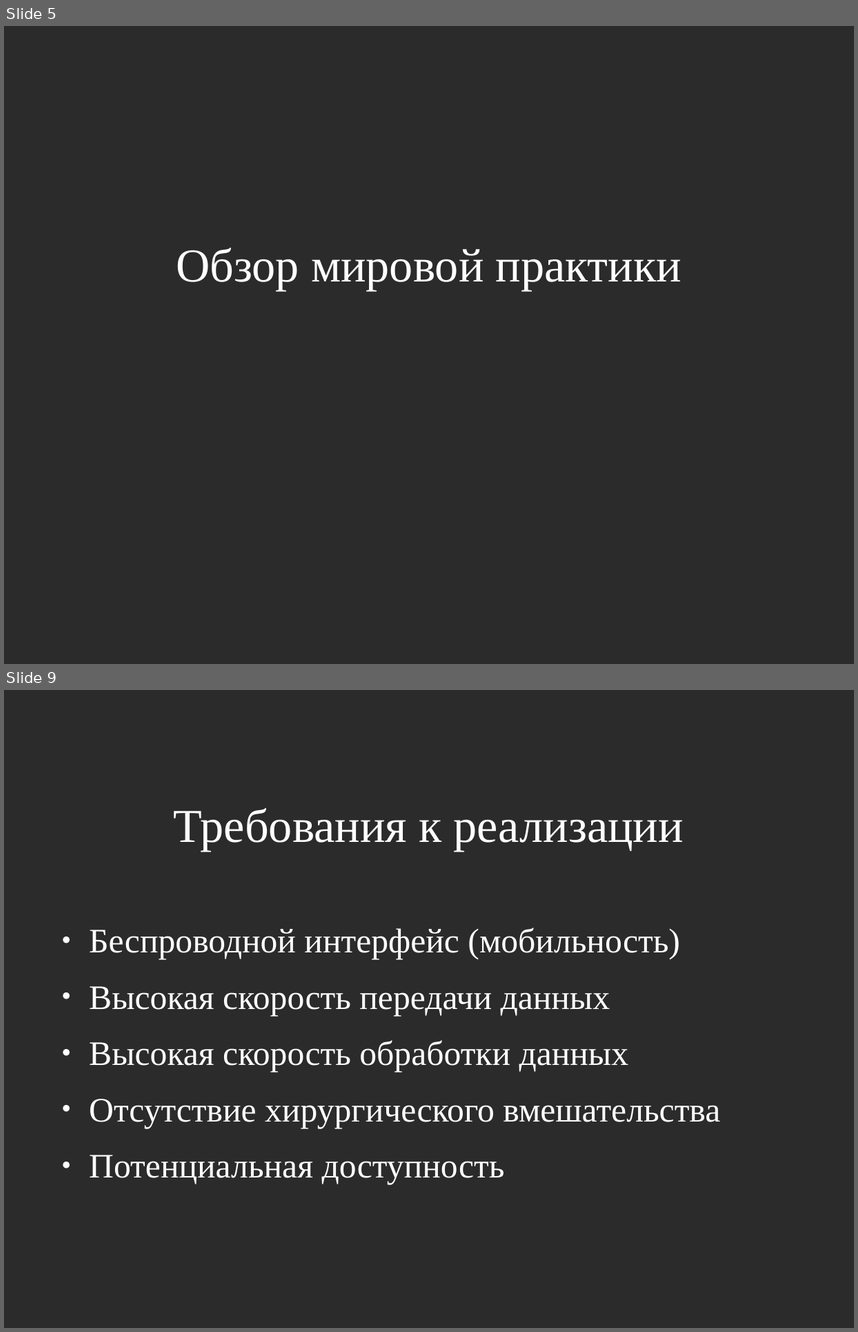
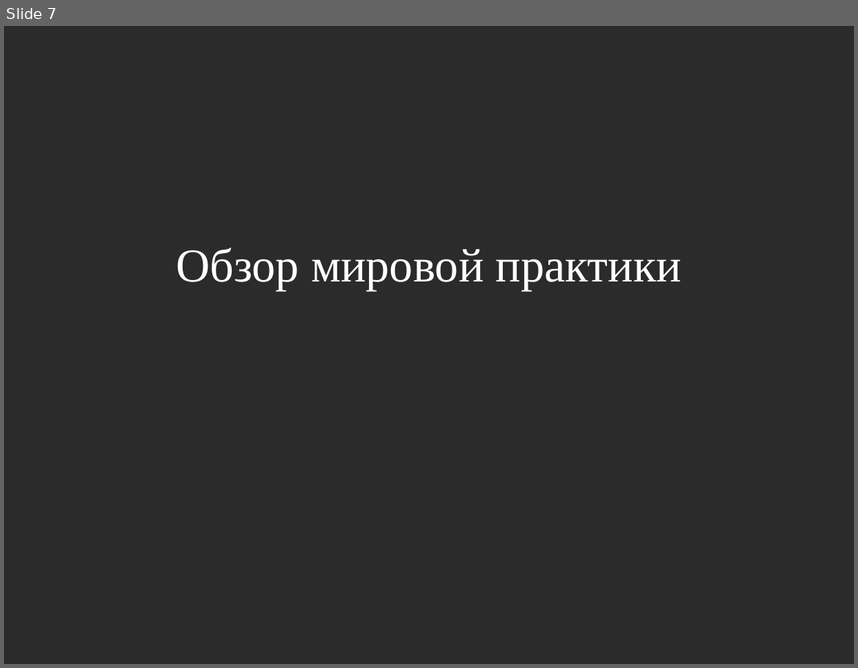
Before and after one commit to jbenua/Biomeh-BCI, a slide deck: pred.odp. Shown one above the other, each under a label of ours: slides 5 and 9 before the commit, slide 7 after it; the slides between them are not shown. The pictures are 858x1332 and 858x668 pixels, drawn with LibreOffice and Linux fonts; fonts in the diff are those of the drawing; background and template pictures are left out; a plain dark background stands for a picture behind light text. Boxes give left, top, right and bottom in pixels: in the first picture for what was removed or moved away, otherwise in the second. Text is boxed around its words. In the diff, an @@ line names an element or a change of style, - is before the commit and + after.

```diff
--- a/pred.odp
+++ b/pred.odp
@@ slide 9 removed at [4, 690, 854, 1328], background picture (left out) @@
@@ title removed at [174, 808, 683, 851] @@
-Требования к реализации
@@ text removed at [89, 927, 720, 1184] @@
-● Беспроводной интерфейс (мобильность)
-● Высокая скорость передачи данных
-● Высокая скорость обработки данных
-● Отсутствие хирургического вмешательства
-● Потенциальная доступность
@@ what was slide 5 is now slide 7 @@
```
Also in this commit, not shown: 9 slides changed, 17 slides added, 2 other slides removed, 14 other files.
